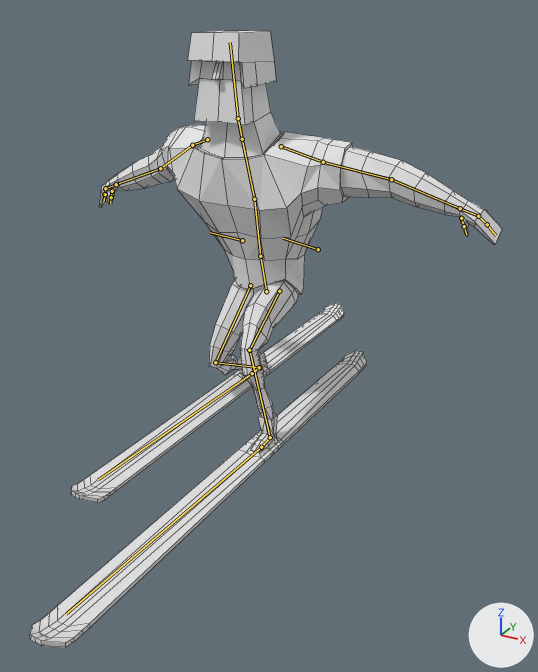
Before and after pictures for a commit that changed the Blender file Bluetooth 2.0/Assets/Tapio.blend.
The view is the same before and after, from a 50 mm lens placed at (1.9, -3.92, 2.09), pointed at (0.23, -0.89, 0.57). Lighting does not change. The marker at lower right points along +X, +Y and +Z. Both versions are drawn at frame 15 of the action 'Telemark'; the numbers are the values there. The bones that bend it are drawn over the model as lines. Mesh edges are drawn as thin lines.

Objects in the first picture: 'Hahmo'.
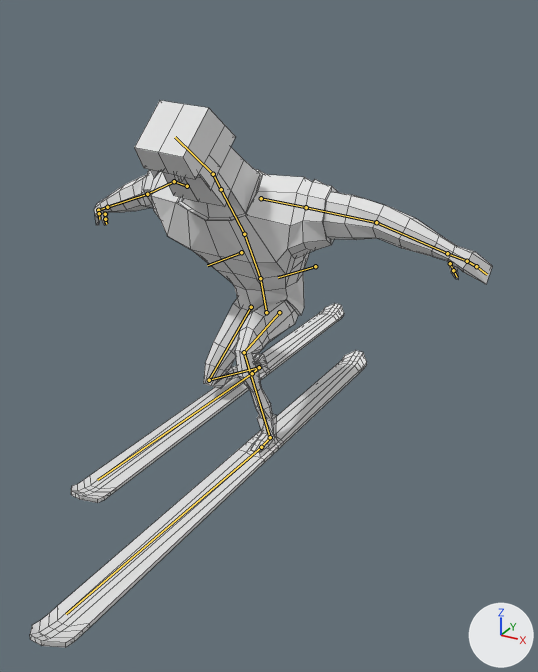
Location of each change, [x1, y1, x2, y2] in pixels of the pictures (538 x 672 px):
'Hahmo', posed (11% shorter): before [30, 30, 502, 647]; after [30, 100, 492, 647]
bone 'Hips', root to tip: before (266, 291) to (260, 256); after (266, 312) to (260, 278)
bone 'Spine', root to tip: before (260, 256) to (254, 199); after (260, 278) to (244, 234)
bone 'Head', root to tip: before (238, 118) to (230, 42); after (213, 174) to (175, 137)

Patch to the scene script:
```diff
--- a/Bluetooth 2.0/Assets/Tapio.blend.py
+++ b/Bluetooth 2.0/Assets/Tapio.blend.py
@@ bone_hips @@
 bone_hips = bpy.data.objects['Armature.001'].pose.bones['Hips']
-bone_hips.location = (0.0, -0.2, 0.617)
+bone_hips.location = (0.0, -0.324, 0.644)
@@ bone_spine @@
 bone_spine = bpy.data.objects['Armature.001'].pose.bones['Spine']  # child of 'Hips'
-bone_spine.rotation_quaternion = (0.999, -0.033, -0.029, 0.02)  # degrees (-4, -3, 2)
+bone_spine.rotation_quaternion = (0.99, 0.135, -0.032, 0.014)  # degrees (16, -4, 1)
@@ bone_head @@
 bone_head = bpy.data.objects['Armature.001'].pose.bones['Head']  # child of 'Neck'
-bone_head.rotation_quaternion = (0.974, -0.228, -0.006, -0.001)  # degrees (-26, -1, 0)
+bone_head.rotation_quaternion = (1.0, -0.003, -0.014, -0.017)  # degrees (0, -2, -2)
```
